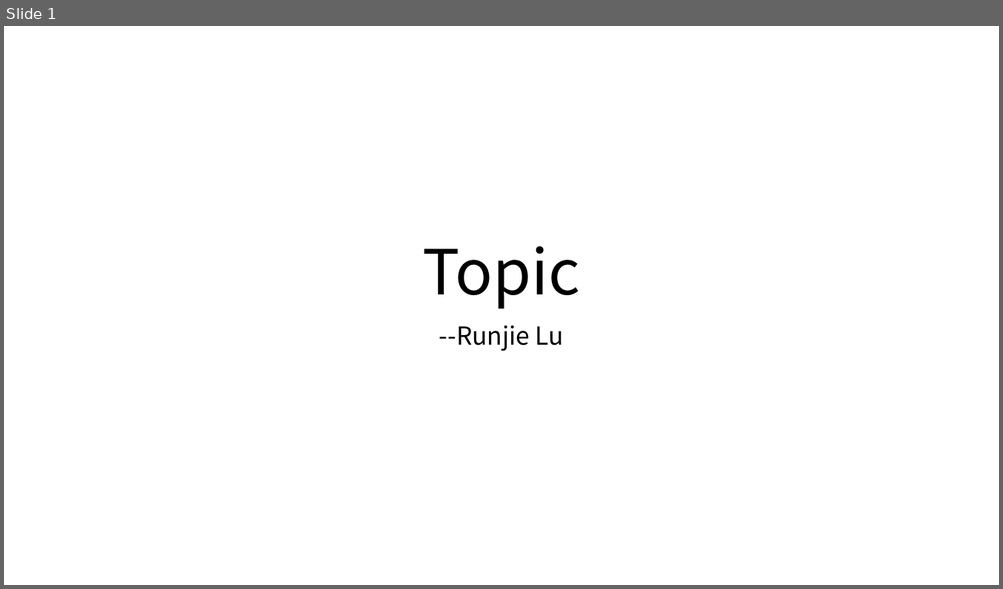
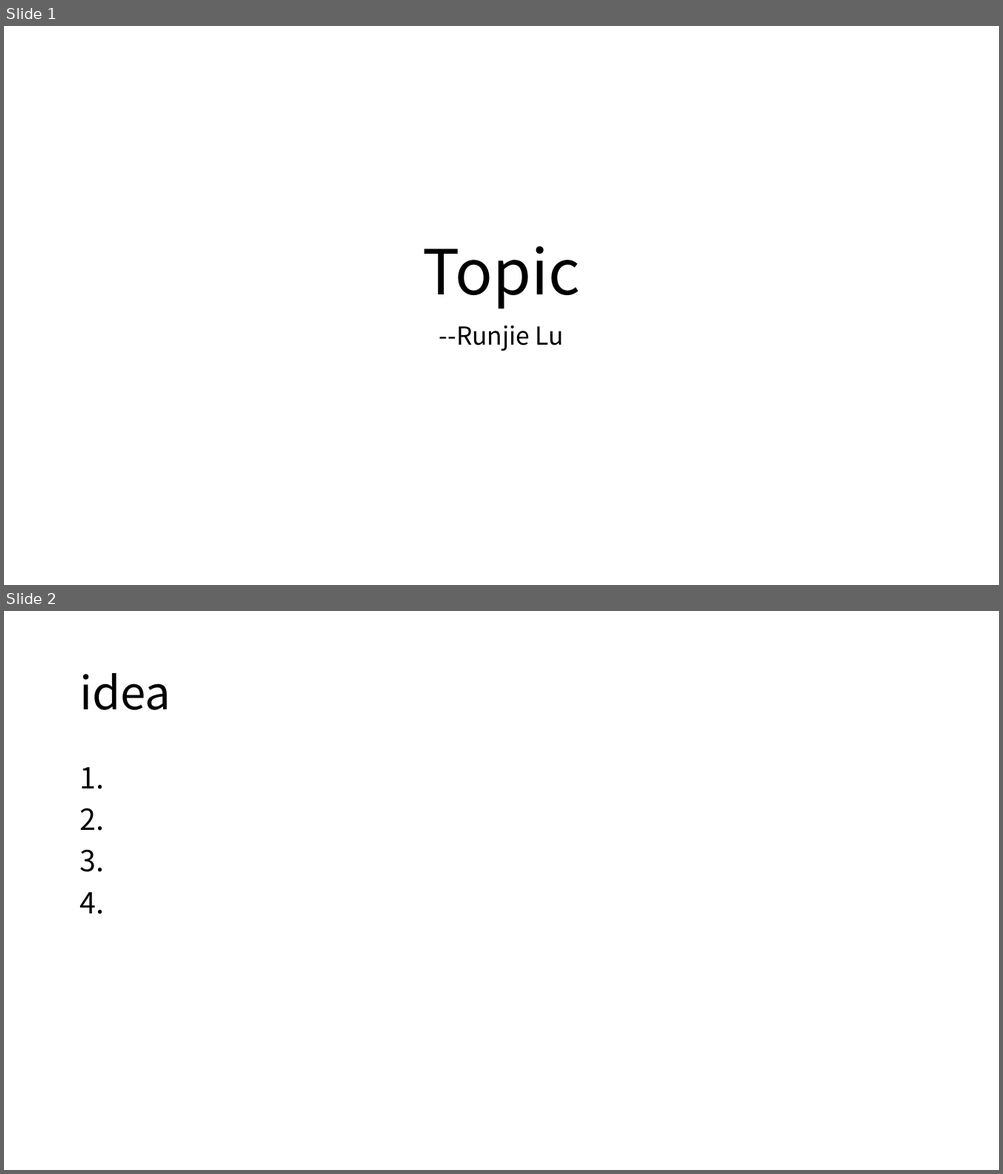
Before and after one commit to RunjieLu/Stikynote, a slide deck: 3.pptx. Shown one above the other, each under a label of ours: slide 1 before the commit, slides 1 and 2 after it. The pictures are 1003x589 and 1003x1174 pixels, drawn with LibreOffice and Linux fonts; fonts in the diff are those of the drawing. Boxes give left, top, right and bottom in pixels: in the first picture for what was removed or moved away, otherwise in the second. Text is boxed around its words. In the diff, an @@ line names an element or a change of style, - is before the commit and + after.

```diff
--- a/3.pptx
+++ b/3.pptx
@@ slide 2 added at box(4, 611, 999, 1170), background #FFFFFF @@
@@ title added at box(79, 673, 170, 710), 44 pt, text #000000 @@
+idea
@@ text added at box(79, 767, 104, 914), 28 pt, text #000000 @@
+1.
+2.
+3.
+4.
```
Also in this commit, not shown: 2 other files.
